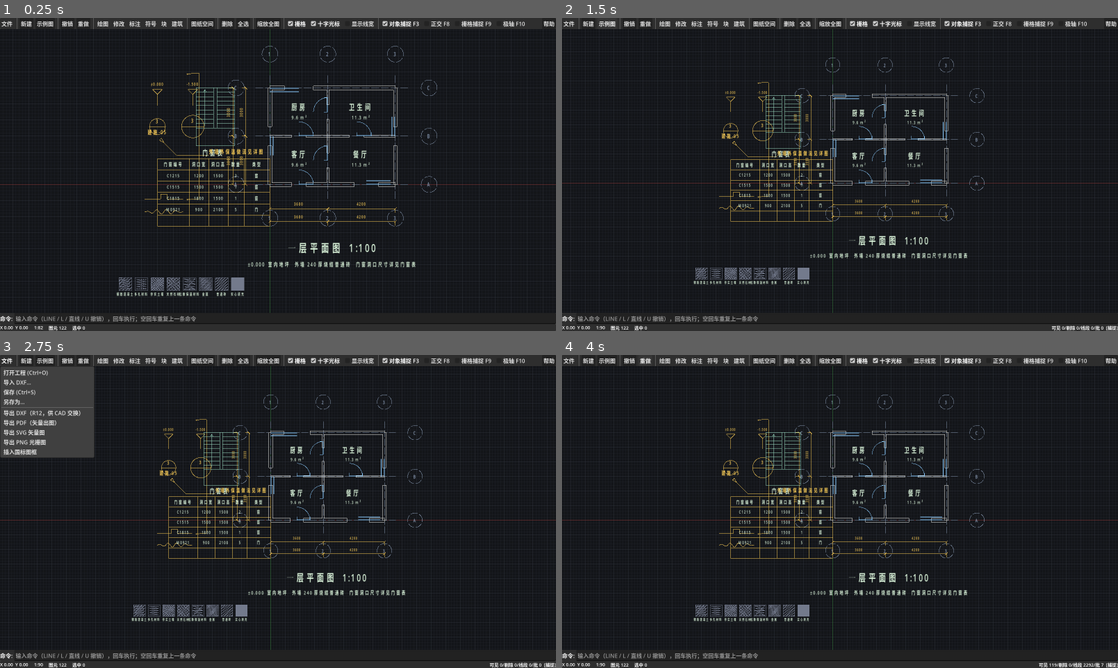
Above: before the commit, frames 1-4 (two rows, left to right).
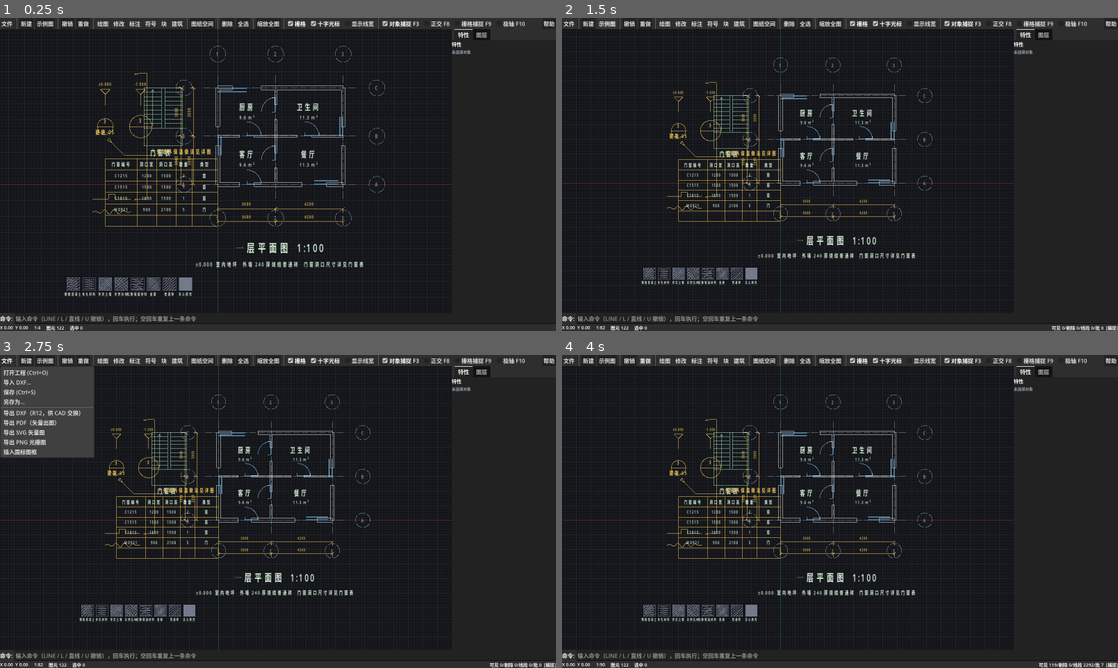
Above: after the commit, the same moments.

Repository: v-dao/HouseBuilder
Game: Godot game, scene res://src/main.tscn
Two runs of this game, one before a commit and one after it. Both use one fixed random seed, a clock stepped at 60 frames per second and the inputs below.
Inputs:
- Up to frame 1 (0.25 s): no input
- Up to frame 2 (1.5 s): click "新建" at 0.5 s; click "示例图" at 1.25 s
- Up to frame 3 (2.75 s): click "文件" at 2 s
- Up to frame 4 (4 s): click "撤销" at 2.75 s; click "重做" at 3.5 s

The runs differ from the first frame. In frame 1, 7.8% of the frame differs, in the area x 6-100%, y 3-100%; in frame 2, 6.8%; in frame 3, 6.8%; in frame 4, 6.8%.

Commit message:
补齐 P1 遗漏项：特性面板与图层管理器
完成度审计时发现计划里的两项缺失：特性面板从未实现，
图层管理器只在命令注册表里占了个名字（是个死条目，界面没有对应实现）。
两者都是制图时的最高频操作，补齐。

特性面板（src/ui/property_panel.gd）
- 公共属性：图层 / 颜色（ACI）/ 线型 / 线宽，与命令行改参数一样走文档事务，
  因此从面板改的也能撤销
- 单选时给出几何参数：直线的起终点与长度、圆的圆心半径、圆弧的圆心半径起止角、
  文字内容与字高、墙体的墙厚/中心线长/洞口数/墙体面积、标注的实测值与文字、
  填充的图例与线段数、块的块名比例旋转与属性值
- 多选时只显示共性值，不一致的显示"多种"

图层管理器（src/ui/layer_panel.gd）
- 一览式表格：名称 + 可见/冻结/锁定 勾选 + 线宽下拉
- 图层名用图层自身的颜色显示，点名称即设为当前层
- 新建图层按国标线宽组的细线起步
- 线宽下拉只给国标线宽组的取值（0.13/0.18/0.25/0.35/0.5/0.7/1.0/1.4）

两者放在右侧停靠栏的两个标签页里常驻显示，而不是藏进对话框。

修正
- 特性面板的几何编辑原本绕过了文档事务（改完撤不掉），
  与类注释里的声明矛盾；改为经 _apply 统一提交
- 颜色预览误用了不存在的 CadSelection._aci_preview，改用 DxfReader._aci_color

测试：1564 项断言全通过

Diff:
--- a/src/app/main_window.gd
+++ b/src/app/main_window.gd
@@ -13,6 +13,8 @@
 var coord_label: Label = null
 var scale_label: Label = null
 var count_label: Label = null
+var prop_panel: PropertyPanel = null
+var layer_panel: LayerPanel = null
 var sel_label: Label = null
 var stat_label: Label = null
 var grid_check: CheckBox = null
@@ -108,12 +110,18 @@
 
 func _build_ui() -> void:
 	set_anchors_preset(Control.PRESET_FULL_RECT)
+	# 竖向：工具栏 / 主体（绘图区 + 右侧停靠面板）/ 命令行 / 状态栏
 	var root := VBoxContainer.new()
 	root.set_anchors_preset(Control.PRESET_FULL_RECT)
 	root.add_theme_constant_override("separation", 0)
 	add_child(root)
 
 	root.add_child(_build_toolbar())
+
+	var main_row := HBoxContainer.new()
+	main_row.size_flags_vertical = Control.SIZE_EXPAND_FILL
+	main_row.add_theme_constant_override("separation", 0)
+	root.add_child(main_row)
 
 	viewport = CadViewport.new()
 	viewport.size_flags_vertical = Control.SIZE_EXPAND_FILL
@@ -123,7 +131,10 @@
 	viewport.selection_changed.connect(_on_selection_changed)
 	viewport.command_started.connect(func(n: String) -> void:
 		prompt_label.text = CommandRegistry.help_for(n))
-	viewport.command_finished.connect(func() -> void: _refresh_status())
+	viewport.command_finished.connect(func() -> void:
+		_refresh_status()
+		if layer_panel != null:
+			layer_panel.refresh())
 	# F3/F8/F9/F10 在视口里切换状态，界面上的勾选要跟着同步
 	viewport.snap_changed.connect(func() -> void:
 		_collect_settings()
@@ -132,7 +143,25 @@
 			ortho_check.set_pressed_no_signal(viewport.snap.ortho)
 			grid_snap_check.set_pressed_no_signal(viewport.snap.grid_snap)
 			polar_check.set_pressed_no_signal(viewport.snap.polar_enabled))
-	root.add_child(viewport)
+	main_row.add_child(viewport)
+
+	# 右侧停靠面板：特性 与 图层。两者都是制图时高频使用的，
+	# 因此常驻显示而不是藏进对话框。
+	var dock := PanelContainer.new()
+	dock.custom_minimum_size = Vector2(300, 0)
+	main_row.add_child(dock)
+	var tabs := TabContainer.new()
+	dock.add_child(tabs)
+
+	prop_panel = PropertyPanel.new()
+	prop_panel.name = "特性"
+	prop_panel.changed.connect(func() -> void: viewport.queue_redraw())
+	tabs.add_child(prop_panel)
+
+	layer_panel = LayerPanel.new()
+	layer_panel.name = "图层"
+	layer_panel.changed.connect(func() -> void: viewport.queue_redraw())
+	tabs.add_child(layer_panel)
 
 	root.add_child(_build_command_line())
 	root.add_child(_build_status_bar())
@@ -306,7 +335,7 @@
 	_collect_settings()
 	settings.save_to_disk()
 	GbBlocks.install(doc)
-	viewport.setup(doc)
+	_attach_doc()
 	viewport.zoom_extents()
 	_refresh_status()
 	_show_status("已打开 %s（%d 个图元）" % [path.get_file(), doc.entity_count()])
@@ -348,9 +377,8 @@
 		prompt_label.text = "DXF 导入失败（错误码 %d）：%s" % [err, path]
 		return
 	GbBlocks.install(doc)
-	viewport.setup(doc)
+	_attach_doc()
 	viewport.zoom_extents()
-	_refresh_status()
 	var n := doc.entity_count()
 	var detail := ""
 	for k in r.stats.keys():
@@ -523,7 +551,16 @@
 	doc = CadDocument.new()
 	# 每个文档都安装内置建筑图库，插入块时即可选用
 	GbBlocks.install(doc)
+	_attach_doc()
+
+
+## 把新文档接到视口与两侧面板上，并刷新界面
+func _attach_doc() -> void:
 	viewport.setup(doc)
+	if prop_panel != null:
+		prop_panel.setup(doc, viewport)
+	if layer_panel != null:
+		layer_panel.setup(doc)
 	_refresh_status()
 
 
@@ -532,9 +569,8 @@
 	GbBlocks.install(doc)
 	doc.begin_transaction("载入示例图")
 	DemoDrawing.build(doc)
-	viewport.setup(doc)
+	_attach_doc()
 	viewport.zoom_extents()
-	_refresh_status()
 
 
 # ---------------------------------------------------------------------------
@@ -591,6 +627,8 @@
 func _on_selection_changed(n: int) -> void:
 	if sel_label != null:
 		sel_label.text = "选中 %d" % n
+	if prop_panel != null:
+		prop_panel.refresh()
 	_refresh_status()
 
 
--- /dev/null
+++ b/src/ui/layer_panel.gd
@@ -0,0 +1,173 @@
+class_name LayerPanel
+extends VBoxContainer
+## 图层管理器。
+##
+## 图层的可见/冻结/锁定是制图时最频繁的操作，因此做成一览式的勾选表格，
+## 而不是藏在对话框里。当前层用加粗标记，点「置为当前」切换。
+##
+## 国标 GB/T 50001 对图层管理有专门要求（"计算机制图文件与图层管理"），
+## 核心是图层名与线宽、线型的对应关系 —— 这里把三者放在一行，便于核对。
+
+signal changed()
+
+var doc: CadDocument = null
+
+var _list: VBoxContainer
+var _rows: Array = []
+var _name_edit: LineEdit
+var _hint: Label
+
+
+func _ready() -> void:
+	add_theme_constant_override("separation", 4)
+
+	var title := Label.new()
+	title.text = "图层"
+	title.add_theme_font_size_override("font_size", 14)
+	add_child(title)
+
+	# 表头
+	var head := HBoxContainer.new()
+	head.add_theme_constant_override("separation", 2)
+	head.add_child(_head_cell("名称", 108))
+	head.add_child(_head_cell("显", 24))
+	head.add_child(_head_cell("冻", 24))
+	head.add_child(_head_cell("锁", 24))
+	head.add_child(_head_cell("线宽", 44))
+	add_child(head)
+
+	var scroll := ScrollContainer.new()
+	scroll.size_flags_vertical = Control.SIZE_EXPAND_FILL
+	scroll.custom_minimum_size = Vector2(0, 160)
+	scroll.horizontal_scroll_mode = ScrollContainer.SCROLL_MODE_DISABLED
+	add_child(scroll)
+	_list = VBoxContainer.new()
+	_list.size_flags_horizontal = Control.SIZE_EXPAND_FILL
+	scroll.add_child(_list)
+
+	# 新建图层
+	var row := HBoxContainer.new()
+	_name_edit = LineEdit.new()
+	_name_edit.placeholder_text = "新图层名"
+	_name_edit.size_flags_horizontal = Control.SIZE_EXPAND_FILL
+	row.add_child(_name_edit)
+	var add_btn := Button.new()
+	add_btn.text = "新建"
+	add_btn.focus_mode = Control.FOCUS_NONE
+	add_btn.pressed.connect(_on_add_layer)
+	row.add_child(add_btn)
+	add_child(row)
+
+	_hint = Label.new()
+	_hint.add_theme_font_size_override("font_size", 11)
+	_hint.autowrap_mode = TextServer.AUTOWRAP_WORD_SMART
+	_hint.text = "点行名设为当前层；显/冻/锁 为可见、冻结、锁定。"
+	add_child(_hint)
+
+
+func _head_cell(text: String, w: int) -> Label:
+	var l := Label.new()
+	l.text = text
+	l.custom_minimum_size = Vector2(w, 0)
+	l.add_theme_font_size_override("font_size", 11)
+	l.add_theme_color_override("font_color", Color(0.62, 0.70, 0.80))
+	return l
+
+
+func setup(p_doc: CadDocument) -> void:
+	doc = p_doc
+	refresh()
+
+
+func refresh() -> void:
+	if _list == null:
+		return
+	for c in _list.get_children():
+		c.queue_free()
+	_rows.clear()
+	if doc == null:
+		return
+	for name in doc.layer_names():
+		var l: CadLayer = doc.layers[name]
+		_list.add_child(_make_row(l))
+
+
+func _make_row(l: CadLayer) -> HBoxContainer:
+	var row := HBoxContainer.new()
+	row.add_theme_constant_override("separation", 2)
+
+	# 名称按钮：点一下设为当前层。色块直接画在文字前，一眼看出图层颜色
+	var is_current := (l.name == doc.current_layer)
+	var nb := Button.new()
+	nb.text = ("● " if is_current else "   ") + l.name
+	nb.custom_minimum_size = Vector2(108, 0)
+	nb.focus_mode = Control.FOCUS_NONE
+	nb.tooltip_text = "%s\n线型 %s，线宽 %s\n%s" % [
+		l.name, l.linetype,
+		("随默认" if l.lineweight < 0.0 else "%.3fmm" % l.lineweight),
+		l.description]
+	nb.add_theme_font_size_override("font_size", 11)
+	nb.add_theme_color_override("font_color", l.color)
+	nb.pressed.connect(func() -> void:
+		doc.current_layer = l.name
+		refresh()
+		changed.emit())
+	row.add_child(nb)
+
+	row.add_child(_check(l.visible, func(v: bool) -> void:
+		l.visible = v
+		_emit()))
+	row.add_child(_check(l.frozen, func(v: bool) -> void:
+		l.frozen = v
+		_emit()))
+	row.add_child(_check(l.locked, func(v: bool) -> void:
+		l.locked = v
+		_emit()))
+
+	# 线宽用下拉，只给国标线宽组的取值
+	var lw := OptionButton.new()
+	lw.custom_minimum_size = Vector2(44, 0)
+	lw.add_theme_font_size_override("font_size", 10)
+	var opts := [-3.0, -1.0, 0.13, 0.18, 0.25, 0.35, 0.5, 0.7, 1.0, 1.4]
+	var labels := ["默认", "随层", "0.13", "0.18", "0.25", "0.35", "0.5", "0.7", "1.0", "1.4"]
+	var sel := 0
+	for i in range(opts.size()):
+		lw.add_item(labels[i], i)
+		if absf(opts[i] - l.lineweight) < 1e-6:
+			sel = i
+	lw.select(sel)
+	lw.item_selected.connect(func(idx: int) -> void:
+		l.lineweight = float(opts[idx])
+		_emit())
+	row.add_child(lw)
+	return row
+
+
+func _check(on: bool, cb: Callable) -> CheckBox:
+	var c := CheckBox.new()
+	c.button_pressed = on
+	c.focus_mode = Control.FOCUS_NONE
+	c.custom_minimum_size = Vector2(24, 0)
+	c.toggled.connect(cb)
+	return c
+
+
+func _emit() -> void:
+	refresh()
+	changed.emit()
+
+
+func _on_add_layer() -> void:
+	var n := _name_edit.text.strip_edges()
+	if n == "" or doc == null:
+		return
+	if doc.layers.has(n):
+		_hint.text = "图层「%s」已存在" % n
+		return
+	# 新图层按国标线宽组的细线起步，颜色给固定的白
+	doc.layers[n] = CadLayer.make(n, Color.WHITE, 7, "CONTINUOUS", 0.25, "新建图层")
+	doc.current_layer = n
+	_name_edit.text = ""
+	_hint.text = "已新建图层「%s」" % n
+	refresh()
+	changed.emit()
--- /dev/null
+++ b/src/ui/property_panel.gd
@@ -0,0 +1,350 @@
+class_name PropertyPanel
+extends VBoxContainer
+## 特性面板。
+##
+## 显示并编辑当前选择集的公共属性（图层/颜色/线型/线宽），
+## 以及单选时的几何参数。
+##
+## 编辑一律走文档事务，因此特性面板里的每次改动都能撤销 ——
+## 这一点与命令行里改参数是同一套机制，不存在"从面板改的撤不掉"。
+
+signal changed()
+
+var doc: CadDocument = null
+var viewport: CadViewport = null
+
+var _title: Label
+var _empty: Label
+var _body: VBoxContainer
+## 防止程序化刷新时回写触发递归
+var _updating := false
+
+
+func _ready() -> void:
+	add_theme_constant_override("separation", 4)
+	_title = Label.new()
+	_title.text = "特性"
+	_title.add_theme_font_size_override("font_size", 14)
+	add_child(_title)
+
+	_empty = Label.new()
+	_empty.text = "未选择对象"
+	_empty.add_theme_font_size_override("font_size", 11)
+	_empty.add_theme_color_override("font_color", Color(0.6, 0.65, 0.72))
+	add_child(_empty)
+
+	var scroll := ScrollContainer.new()
+	scroll.size_flags_vertical = Control.SIZE_EXPAND_FILL
+	scroll.horizontal_scroll_mode = ScrollContainer.SCROLL_MODE_DISABLED
+	scroll.custom_minimum_size = Vector2(0, 200)
+	add_child(scroll)
+	_body = VBoxContainer.new()
+	_body.size_flags_horizontal = Control.SIZE_EXPAND_FILL
+	scroll.add_child(_body)
+
+
+func setup(p_doc: CadDocument, p_viewport: CadViewport) -> void:
+	doc = p_doc
+	viewport = p_viewport
+	refresh()
+
+
+func refresh() -> void:
+	if _body == null:
+		return
+	_updating = true
+	for c in _body.get_children():
+		c.queue_free()
+	var sel: Array = viewport.selection_items() if viewport != null else []
+	_empty.visible = sel.is_empty()
+	if sel.is_empty():
+		_title.text = "特性"
+		_updating = false
+		return
+
+	# 公共属性
+	_title.text = "特性（已选 %d 个）" % sel.size()
+	var first: CadEntity = sel[0]
+	var types := {}
+	for e in sel:
+		types[(e as CadEntity).type_name()] = true
+	if types.size() == 1:
+		_body.add_child(_row_label("类型", String(types.keys()[0])))
+	else:
+		_body.add_child(_row_label("类型", "多种（%d 类）" % types.size()))
+
+	_body.add_child(_layer_row(sel))
+	_body.add_child(_aci_row(sel))
+	_body.add_child(_linetype_row(sel))
+	_body.add_child(_lineweight_row(sel))
+
+	# 单选时给出几何参数
+	if sel.size() == 1:
+		var geo := _geometry_rows(first)
+		if geo.size() > 0:
+			_body.add_child(_separator())
+			for r in geo:
+				_body.add_child(r)
+	_updating = false
+
+
+# ---------------------------------------------------------------------------
+# 行构造
+# ---------------------------------------------------------------------------
+
+func _row_label(k: String, v: String) -> HBoxContainer:
+	var h := HBoxContainer.new()
+	var a := Label.new()
+	a.text = k
+	a.custom_minimum_size = Vector2(64, 0)
+	a.add_theme_font_size_override("font_size", 11)
+	h.add_child(a)
+	var b := Label.new()
+	b.text = v
+	b.size_flags_horizontal = Control.SIZE_EXPAND_FILL
+	b.add_theme_font_size_override("font_size", 11)
+	h.add_child(b)
+	return h
+
+
+func _separator() -> HSeparator:
+	return HSeparator.new()
+
+
+func _row_control(k: String, c: Control) -> HBoxContainer:
+	var h := HBoxContainer.new()
+	var a := Label.new()
+	a.text = k
+	a.custom_minimum_size = Vector2(64, 0)
+	a.add_theme_font_size_override("font_size", 11)
+	h.add_child(a)
+	c.size_flags_horizontal = Control.SIZE_EXPAND_FILL
+	h.add_child(c)
+	return h
+
+
+func _layer_row(sel: Array) -> HBoxContainer:
+	var opt := OptionButton.new()
+	opt.add_theme_font_size_override("font_size", 11)
+	var names := doc.layer_names()
+	var same := _common_string(sel, func(e: CadEntity) -> String: return e.layer)
+	var idx := 0
+	if same == "":
+		opt.add_item("多种", 0)
+	for i in range(names.size()):
+		opt.add_item(names[i], i + 1)
+		if names[i] == same:
+			idx = i + 1
+	opt.select(idx)
+	opt.item_selected.connect(func(i: int) -> void:
+		if _updating or i == 0:
+			return
+		_apply(sel, func(e: CadEntity) -> void: e.layer = names[i - 1]))
+	return _row_control("图层", opt)
+
+
+func _aci_row(sel: Array) -> HBoxContainer:
+	# 颜色只给"随层"与 ACI 1~9，覆盖国标图层的常用取值
+	var opt := OptionButton.new()
+	opt.add_theme_font_size_override("font_size", 11)
+	var labels := ["随层", "红", "黄", "绿", "青", "蓝", "洋红", "白", "深灰", "浅灰"]
+	var acis := [256, 1, 2, 3, 4, 5, 6, 7, 8, 9]
+	for i in range(labels.size()):
+		opt.add_item(labels[i], i)
+	var same := _common_int(sel, func(e: CadEntity) -> int: return e.aci)
+	var idx := 0
+	for i in range(acis.size()):
+		if acis[i] == same:
+			idx = i
+	opt.select(idx)
+	opt.item_selected.connect(func(i: int) -> void:
+		if _updating:
+			return
+		var aci_v := int(acis[i])
+		_apply(sel, func(e: CadEntity) -> void:
+			e.aci = aci_v
+			if aci_v >= 1 and aci_v <= 9:
+				e.color = DxfReader._aci_color(aci_v)))
+	return _row_control("颜色", opt)
+
+
+func _linetype_row(sel: Array) -> HBoxContainer:
+	var opt := OptionButton.new()
+	opt.add_theme_font_size_override("font_size", 11)
+	var names: Array[String] = ["随层", "CONTINUOUS", "DASHED", "CENTER", "PHANTOM"]
+	var vals := ["BYLAYER", "CONTINUOUS", "DASHED", "CENTER", "PHANTOM"]
+	for i in range(names.size()):
+		opt.add_item(names[i], i)
+	var same := _common_string(sel, func(e: CadEntity) -> String: return e.linetype)
+	var idx := 0
+	for i in range(vals.size()):
+		if vals[i] == same:
+			idx = i
+	opt.select(idx)
+	opt.item_selected.connect(func(i: int) -> void:
+		if _updating:
+			return
+		var v: String = vals[i]
+		_apply(sel, func(e: CadEntity) -> void: e.linetype = v))
+	return _row_control("线型", opt)
+
+
+func _lineweight_row(sel: Array) -> HBoxContainer:
+	var opt := OptionButton.new()
+	opt.add_theme_font_size_override("font_size", 11)
+	var labels := ["随层", "默认", "0.13", "0.18", "0.25", "0.35", "0.5", "0.7", "1.0", "1.4"]
+	var vals := [CadLayer.LW_BYLAYER, CadLayer.LW_DEFAULT, 0.13, 0.18, 0.25, 0.35, 0.5, 0.7, 1.0, 1.4]
+	for i in range(labels.size()):
+		opt.add_item(labels[i], i)
+	var same := _common_float(sel, func(e: CadEntity) -> float: return e.lineweight)
+	var idx := 0
+	for i in range(vals.size()):
+		if absf(float(vals[i]) - same) < 1e-6:
+			idx = i
+	opt.select(idx)
+	opt.item_selected.connect(func(i: int) -> void:
+		if _updating:
+			return
+		var v := float(vals[i])
+		_apply(sel, func(e: CadEntity) -> void: e.lineweight = v))
+	return _row_control("线宽", opt)
+
+
+## 单选时的几何参数。只读展示为主，路径类给可编辑的坐标输入。
+func _geometry_rows(e: CadEntity) -> Array:
+	var out: Array = []
+	if e is EntLine:
+		var l := e as EntLine
+		out.append(_vec_row("起点", l, l.p0, func(x: CadEntity, v: Vector2) -> void: (x as EntLine).p0 = v))
+		out.append(_vec_row("终点", l, l.p1, func(x: CadEntity, v: Vector2) -> void: (x as EntLine).p1 = v))
+		out.append(_row_label("长度", "%.1f" % l.length()))
+	elif e is EntCircle:
+		var c := e as EntCircle
+		out.append(_vec_row("圆心", c, c.center, func(x: CadEntity, v: Vector2) -> void: (x as EntCircle).center = v))
+		out.append(_num_row("半径", c, c.radius, func(x: CadEntity, v: float) -> void: (x as EntCircle).radius = maxf(v, Tol.MIN_RADIUS)))
+	elif e is EntArc:
+		var a := e as EntArc
+		out.append(_vec_row("圆心", a, a.center, func(x: CadEntity, v: Vector2) -> void: (x as EntArc).center = v))
+		out.append(_num_row("半径", a, a.radius, func(x: CadEntity, v: float) -> void: (x as EntArc).radius = maxf(v, Tol.MIN_RADIUS)))
+		out.append(_row_label("起始角", "%.1f°" % rad_to_deg(a.start_angle)))
+		out.append(_row_label("终止角", "%.1f°" % rad_to_deg(a.end_angle)))
+	elif e is EntText:
+		var t := e as EntText
+		var le := LineEdit.new()
+		le.text = t.text
+		le.add_theme_font_size_override("font_size", 11)
+		le.text_submitted.connect(func(s: String) -> void:
+			_apply([e], func(x: CadEntity) -> void:
+				(x as EntText).text = s
+				(x as EntText).measured_valid = false))
+		out.append(_row_control("内容", le))
+		out.append(_num_row("字高", t, t.height, func(x: CadEntity, v: float) -> void: (x as EntText).height = maxf(v, 0.1)))
+		out.append(_vec_row("位置", t, t.position, func(x: CadEntity, v: Vector2) -> void: (x as EntText).position = v))
+	elif e is EntWall:
+		var w := e as EntWall
+		out.append(_num_row("墙厚", w, w.thickness, func(x: CadEntity, v: float) -> void: (x as EntWall).thickness = maxf(v, 10.0)))
+		out.append(_row_label("中心线长", "%.0f" % w._centerline_length()))
+		out.append(_row_label("洞口数", str(w.openings.size())))
+		out.append(_row_label("墙体面积", "%.2f m²" % (w.wall_area() / 1000000.0)))
+	elif e is EntDim:
+		out.append(_row_label("实测值", "%.1f" % (e as EntDim).measured_value()))
+		out.append(_row_label("显示文字", (e as EntDim).display_text()))
+	elif e is EntHatch:
+		var h := e as EntHatch
+		out.append(_row_label("图例", h.pattern_name))
+		out.append(_row_label("实心", "是" if h.is_solid() else "否"))
+		out.append(_row_label("线段数", str(h.pattern_segments().size() / 2)))
+	elif e is EntInsert:
+		var ins := e as EntInsert
+		out.append(_row_label("块名", ins.block_name))
+		out.append(_row_label("比例", "%.3f" % ins.scale.x))
+		out.append(_row_label("旋转", "%.1f°" % rad_to_deg(ins.rotation)))
+		for k in ins.attributes.keys():
+			out.append(_row_label(String(k), String(ins.attributes[k])))
+	elif e is EntPolyline:
+		var p := e as EntPolyline
+		out.append(_row_label("顶点数", str(p.points().size())))
+		out.append(_row_label("闭合", "是" if p.is_closed() else "否"))
+		out.append(_row_label("长度", "%.1f" % p.poly.curve_length()))
+	return out
+
+
+## 坐标输入行。编辑经由 _apply 提交，因此与命令行改参数一样可以撤销。
+func _vec_row(k: String, e: CadEntity, v: Vector2, cb: Callable) -> HBoxContainer:
+	var le := LineEdit.new()
+	le.text = "%.1f, %.1f" % [v.x, v.y]
+	le.add_theme_font_size_override("font_size", 11)
+	le.tooltip_text = "格式：x, y（模型单位 mm）"
+	le.text_submitted.connect(func(s: String) -> void:
+		var parts := s.split(",")
+		if parts.size() != 2:
+			return
+		var pv := Vector2(parts[0].strip_edges().to_float(), parts[1].strip_edges().to_float())
+		_apply([e], func(x: CadEntity) -> void: cb.call(x, pv))
+		refresh())
+	return _row_control(k, le)
+
+
+## 数值输入行。同样走事务。
+func _num_row(k: String, e: CadEntity, v: float, cb: Callable) -> HBoxContainer:
+	var le := LineEdit.new()
+	le.text = "%.3f" % v
+	le.add_theme_font_size_override("font_size", 11)
+	le.text_submitted.connect(func(s: String) -> void:
+		_apply([e], func(x: CadEntity) -> void: cb.call(x, s.strip_edges().to_float()))
+		refresh())
+	return _row_control(k, le)
+
+
+# ---------------------------------------------------------------------------
+# 应用改动（走事务，保证可撤销）
+# ---------------------------------------------------------------------------
+
+func _apply(sel: Array, fn: Callable) -> void:
+	if doc == null or viewport == null or sel.is_empty():
+		return
+	doc.begin_transaction("修改特性")
+	for e in sel:
+		doc.mark_modified(e)
+		fn.call(e)
+		doc.touch(e)
+	doc.commit_transaction()
+	viewport.queue_redraw()
+	changed.emit()
+
+
+# ---------------------------------------------------------------------------
+# 共性取值
+# ---------------------------------------------------------------------------
+
+func _common_string(sel: Array, getter: Callable) -> String:
+	var v := ""
+	for e in sel:
+		var s: String = getter.call(e)
+		if v == "":
+			v = s
+		elif v != s:
+			return ""
+	return v
+
+
+func _common_int(sel: Array, getter: Callable) -> int:
+	var v := -99999
+	for e in sel:
+		var s: int = getter.call(e)
+		if v == -99999:
+			v = s
+		elif v != s:
+			return -99999
+	return v
+
+
+func _common_float(sel: Array, getter: Callable) -> float:
+	var v := -99999.0
+	for e in sel:
+		var s: float = getter.call(e)
+		if v == -99999.0:
+			v = s
+		elif absf(v - s) > 1e-6:
+			return -99999.0
+	return v
Not shown, added: src/ui/layer_panel.gd.uid
Not shown, added: src/ui/property_panel.gd.uid
